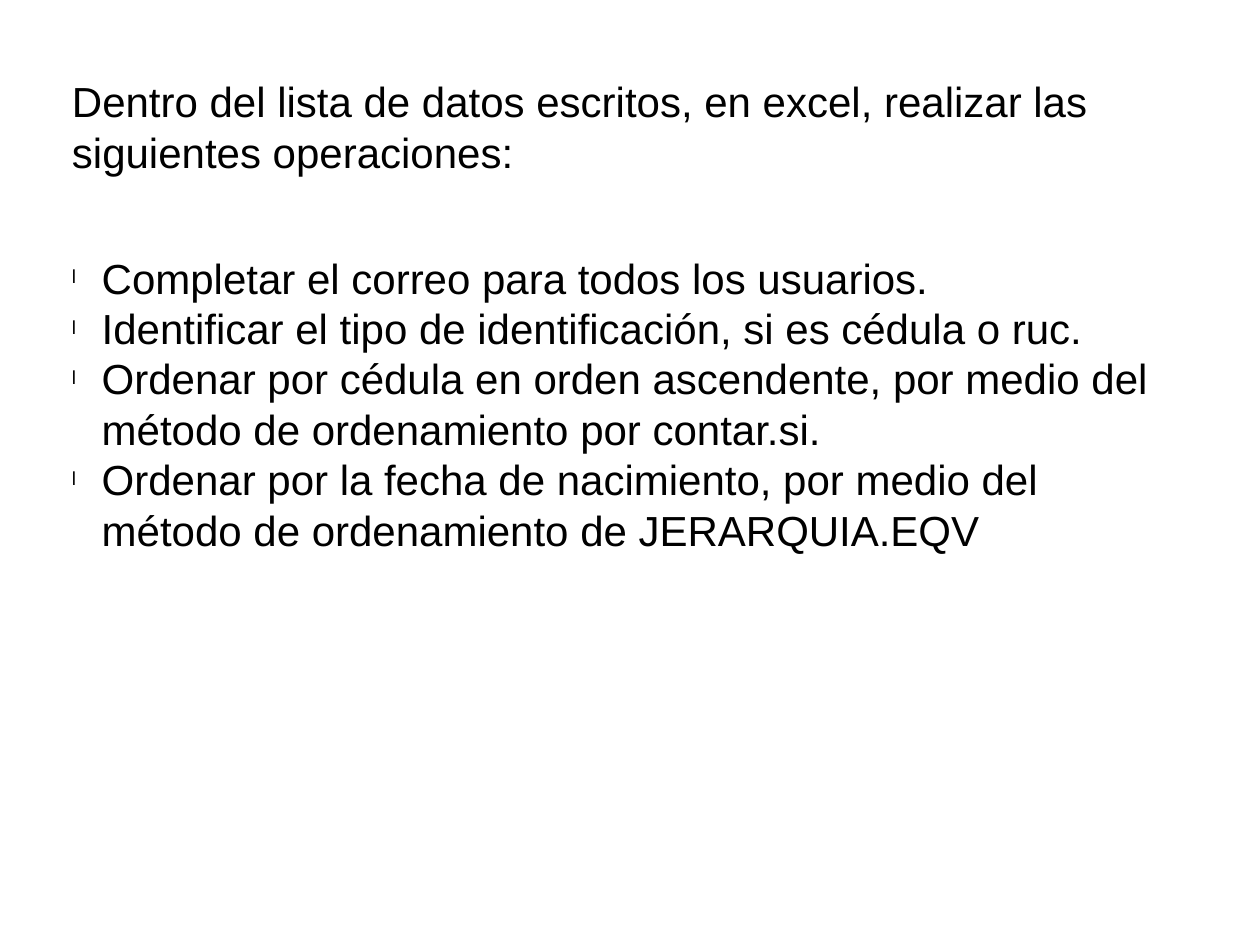
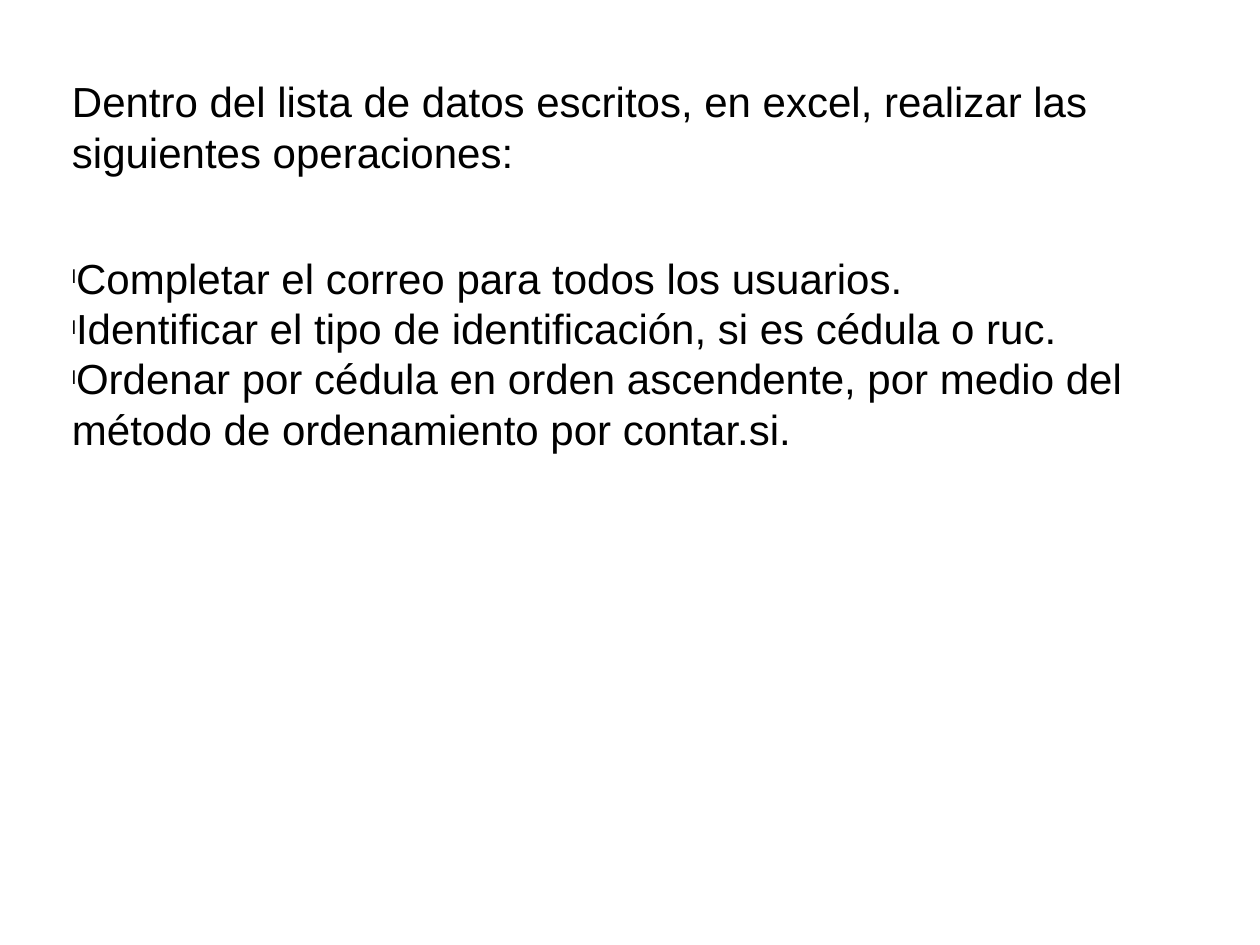
Before and after one commit to kleberloayzacastro/universidad, a slide deck: slide 4 of 2015-2016/clases/informatica_aplicada/clase_8/clase_8.pptx. Drawn at 1260x945 pixels with LibreOffice and Linux fonts; fonts in the diff are those of the drawing; background and template pictures are left out. Boxes give left, top, right and bottom in pixels: in the first picture for what was removed or moved away, otherwise in the second. Text is boxed around its words. In the diff, an @@ line names an element or a change of style, - is before the commit and + after.

```diff
--- a/2015-2016/clases/informatica_aplicada/clase_8/clase_8.pptx
+++ b/2015-2016/clases/informatica_aplicada/clase_8/clase_8.pptx
@@ text at (102,464,1038,554): paragraph removed @@
-l Ordenar por la fecha de nacimiento, por medio del método de ordenamiento de JERARQUIA.EQV
```
Also in this commit, not shown: 50 other files.
